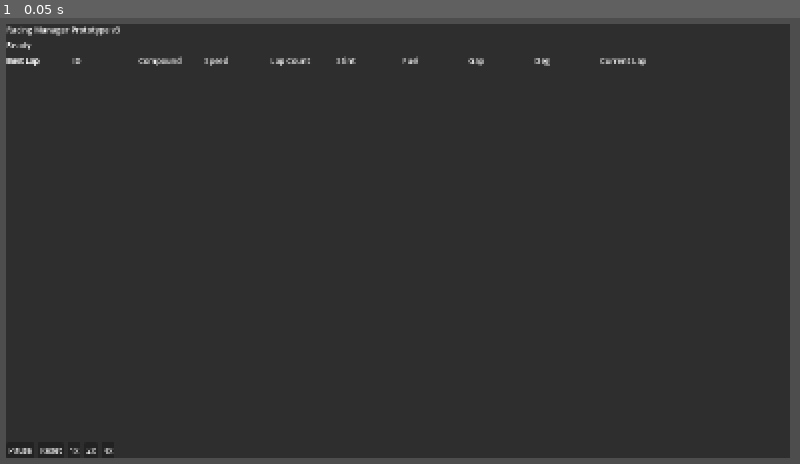
Above: before the commit, frame 1.
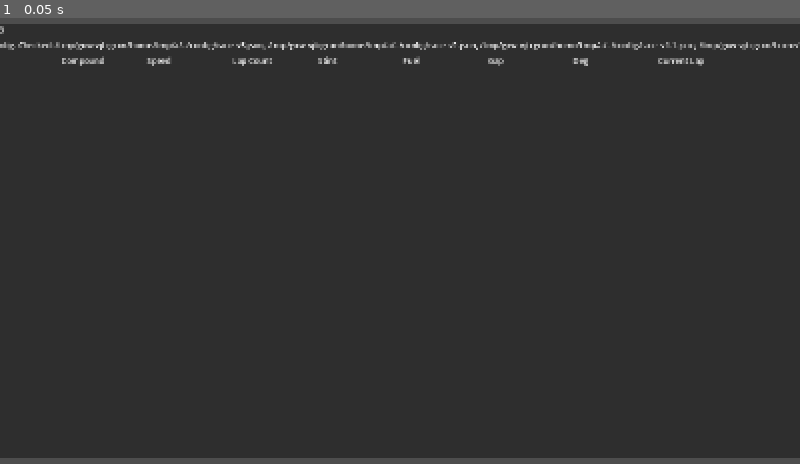
Above: after the commit, the same moment.

Repository: ayubashraf28/motorsport-strategist
Game: Godot game, scene res://scenes/main.tscn
Same seed, same stepped clock (60 frames per second), same inputs: the game is played once before the commit and once after it.
Inputs:
- Up to frame 1 (0.05 s): no input

The runs differ from the first frame. In frame 1, 3.6% of the frame differs, in the area x 0-100%, y 1-99%.
Error before the commit: Parse Error: Could not preload resource script "res://sim/src/race_simulator.gd". (res://scripts/race_controller.gd:4)

Commit message:
fix(ci): remove duplicate validation block causing race simulator parse failure

Diff:
--- a/game/sim/src/race_simulator.gd
+++ b/game/sim/src/race_simulator.gd
@@ -393,19 +393,6 @@
 	if config.is_physics_profile() and runtime.geometry == null:
 		_validation_errors.append("Track geometry runtime data is required for schema 1.1.")
 
-	var global_deg_errors: PackedStringArray = DegradationModel.validate_config(config.degradation)
-	for err in global_deg_errors:
-		_validation_errors.append("Global %s" % err)
-	if config.overtaking != null:
-		if config.overtaking.proximity_distance < 0.0:
-			_validation_errors.append("overtaking.proximity_distance must be >= 0.")
-		if config.overtaking.overtake_speed_threshold < 0.0:
-			_validation_errors.append("overtaking.overtake_speed_threshold must be >= 0.")
-		if config.overtaking.held_up_speed_buffer < 0.0:
-			_validation_errors.append("overtaking.held_up_speed_buffer must be >= 0.")
-		if config.overtaking.cooldown_seconds < 0.0:
-			_validation_errors.append("overtaking.cooldown_seconds must be >= 0.")
-
 
 func _initialize_pace_profile() -> void:
 	var track_config: RaceTypes.PaceProfileConfig = _config.track as RaceTypes.PaceProfileConfig
